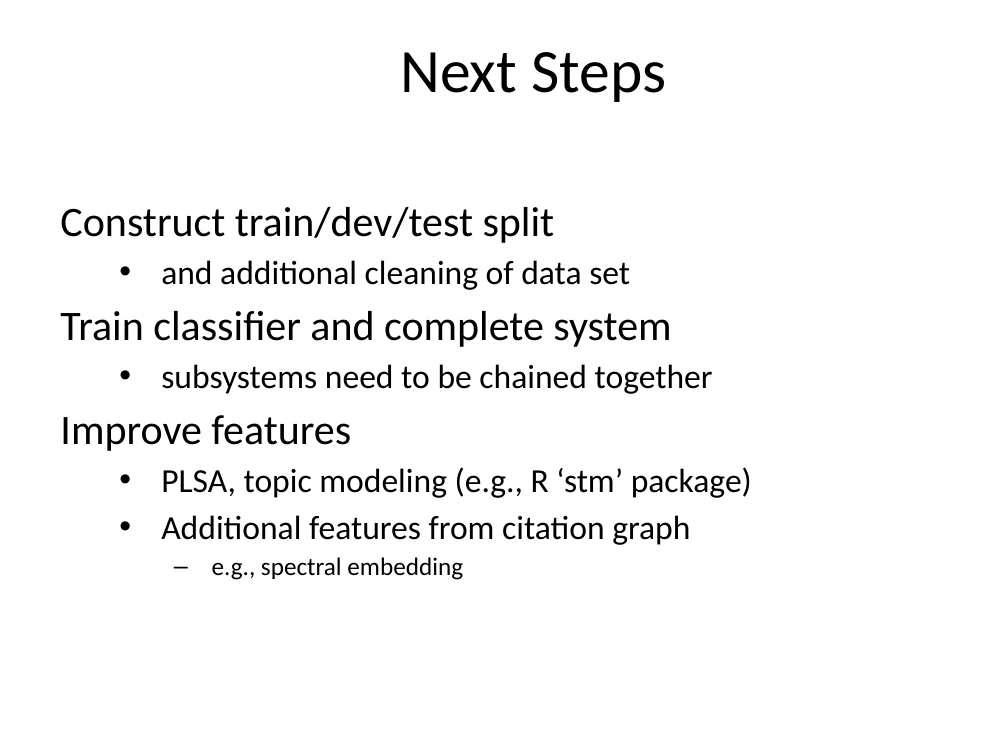
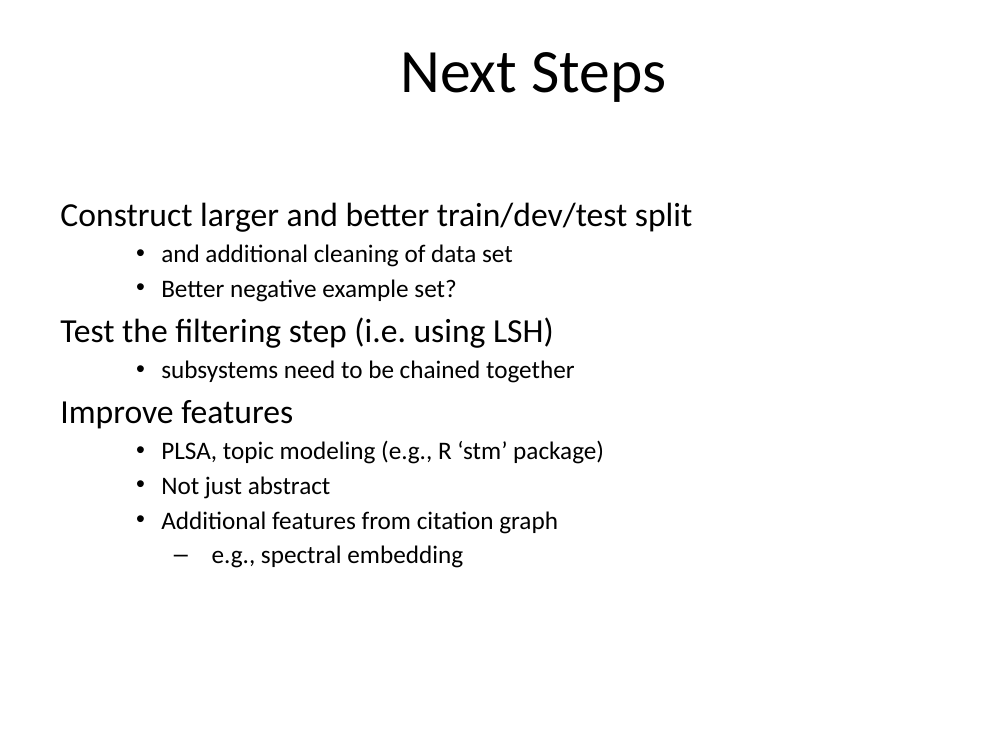
Before and after one commit to alexgittens/XDataUSPTOHackathon, a slide deck: slide 14 of XDATA_Sep2016_klevin_slides.pptx. Drawn at 1008x756 pixels with LibreOffice and Linux fonts; fonts in the diff are those of the drawing; background and template pictures are left out. Boxes give left, top, right and bottom in pixels: in the first picture for what was removed or moved away, otherwise in the second. Text is boxed around its words. In the diff, an @@ line names an element or a change of style, - is before the commit and + after.

```diff
--- a/XDATA_Sep2016_klevin_slides.pptx
+++ b/XDATA_Sep2016_klevin_slides.pptx
@@ text at bbox=[60, 202, 692, 232]: text changed; size 30 to 24 pt @@
-Construct train/dev/test split
+Construct larger and better train/dev/test split
@@ text at bbox=[60, 244, 604, 534]: size 24 to 18 pt in "and additional cleaning of data set", "subsystems need to be chained together", "PLSA, topic modeling (e.g., R ‘stm’ package)", "Additional features from citation graph"; size 30 to 24 pt in "Improve features"; indent changed @@
@@ text at bbox=[60, 279, 554, 348]: text changed; size 30 to 24 pt @@
-Train classifier and complete system
+• Better negative example set?
+Test the filtering step (i.e. using LSH)
@@ text at bbox=[161, 476, 331, 499]: paragraph added @@
+• Not just abstract
```
Also in this commit, not shown: 6 other slides changed.
